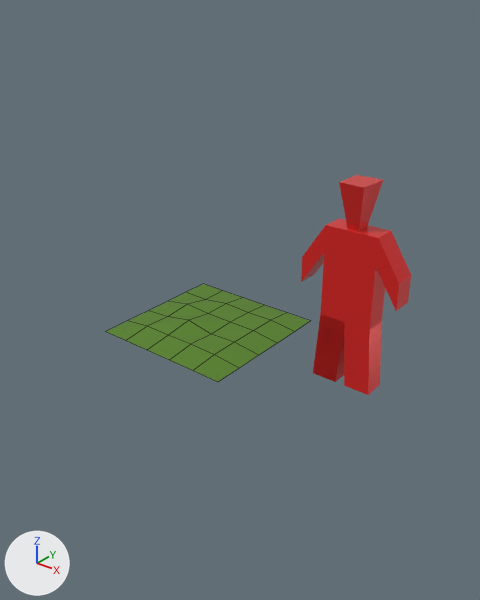
Two versions of the Blender file models.blend, one commit apart.
Before and after are seen from a camera (50 mm lens) standing at (1.62, -3.03, 2.15) and looking at (-0.32, -0.62, 0.65). Every picture has the same lights, and +X, +Y and +Z are marked at lower left. Mesh edges are drawn as thin lines on the coarser meshes.

Objects in the first picture: 'character', 'grass'.
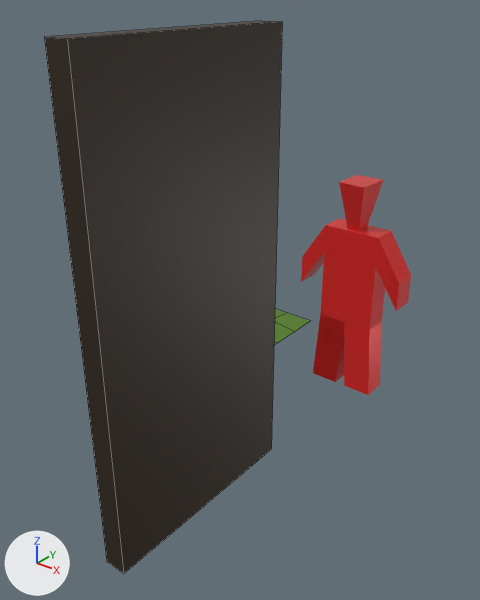
Edits to the scene script, one JSON object a line:
```json
{"op": "add", "block": "mat_material_006", "code": ["mat_material_006 = principled_material('Material.006')", "mat_material_006.base_color = (0.0254, 0.0125, 0.00309)  # brown #2c1d0a"]}
{"op": "add", "block": "me_wall", "code": ["me_wall = bpy.data.meshes.new('wall')", "me_wall.from_pydata(...)  # a box spanning x -0.05..0.05, y 0.0..1.0, z 0.0..1.0", "me_wall.materials.append(mat_material_006)  # brown #2c1d0a"]}
{"op": "add", "block": "ob_wall", "code": ["ob_wall = bpy.data.objects.new('wall', me_wall)", "ob_wall.location = (0.0, -1.819, 0.0)", "ob_wall.scale = (1.0, 1.0, 2.0)"]}
```

Where the change shows, as pixel boxes (x1, y1, x2, y2) in the pictures (480 x 600 px):
```json
{"object": "wall", "change": "added", "after": [44, 21, 282, 574]}
{"object": "grass", "change": "unchanged, covered by the edit", "before": [106, 284, 310, 382], "after": [274, 309, 310, 345]}
```
